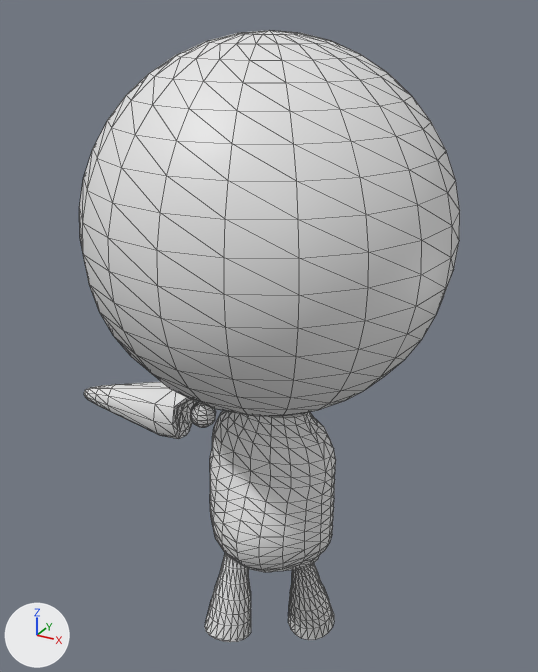
A saved change to the OBJ model res/models/planetHead/exp_29.obj.
Camera for both pictures: a 50 mm camera at (3.25, -5.93, 7.94) aimed at (-0.16, 0.27, 4.84). Arrows for +X, +Y and +Z are at lower left; the lights stay in place. Mesh edges are drawn as thin lines. Where no turn or scale is listed for an object, it has been applied to the vertices.

Objects in the first picture: 'exp_29'.
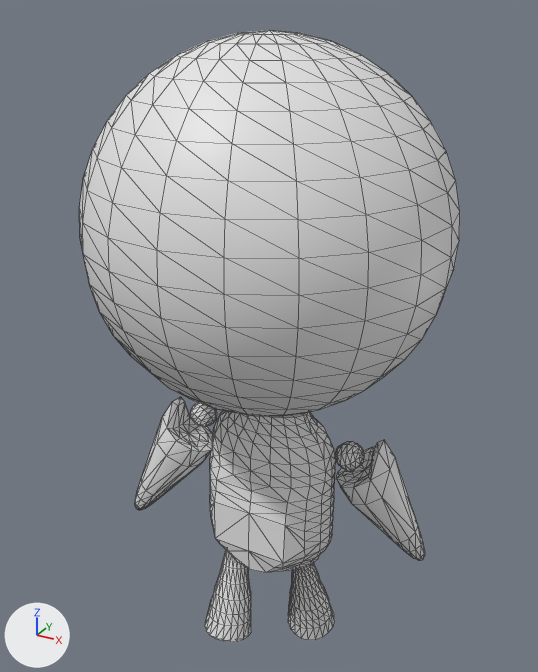
Boxes (x1, y1, x2, y2) around the edits, measured in the pictures (538 x 672 px; the box of a moved part takes in the faces that stretch with it):
```json
{"part": 1, "of": "me_exp_29", "change": "moved or reshaped", "before": [190, 402, 216, 427], "after": [190, 402, 217, 427]}
{"part": 2, "of": "me_exp_29", "change": "moved or reshaped", "before": [84, 382, 196, 439], "after": [135, 397, 213, 510]}
{"part": 3, "of": "me_exp_29", "change": "added", "after": [335, 441, 364, 471]}
{"part": 4, "of": "me_exp_29", "change": "added", "after": [336, 440, 425, 561]}
{"part": 5, "of": "me_exp_29", "change": "cut back", "before": [210, 475, 305, 572], "after": [210, 475, 305, 572]}
```

Scene script edits in JSON lines:
```json
{"block": "me_exp_29", "where": "# used by ob_exp_29; location = (0.0, 0.0, 0.0)"}
{"op": "remove", "block": "me_exp_29", "code": "me_exp_29.from_pydata(...)  # 1316 vertices, 2608 faces; spans x -2.41..1.72, y -1.74..1.7, z 1.14..7.77"}
{"op": "add", "block": "me_exp_29", "code": "me_exp_29.from_pydata(...)  # 1438 vertices, 2844 faces; spans x -1.72..1.72, y -1.74..1.7, z 1.14..7.77"}
{"block": "me_exp_29", "change": "me_exp_29 part 1: the loose piece of 58 vertices spanning x -1.05..-0.76, y -0.05..0.24, z 3.65..3.95 is turned -60 degrees about the y axis through its middle, then moved by (0.01, 0.0, 0.01)"}
{"block": "me_exp_29", "change": "me_exp_29 part 2: the loose piece of 90 vertices spanning x -2.41..-0.92, y -0.29..0.37, z 3.48..4.13 is multiplied about its middle by the matrix ((0.5, -0.019, -0.866), (0.037, 0.999, 0.0), (0.865, -0.032, 0.5)), then moved by (0.4, -0.12, -0.63)"}
{"block": "me_exp_29", "change": "me_exp_29 part 3: the loose piece of 58 vertices spanning x -1.05..-0.76, y -0.05..0.24, z 3.65..3.95 is copied, and the copy is multiplied about its middle by the matrix ((-0.5, 0.019, 0.866), (-0.037, -0.999, 0.0), (0.865, -0.032, 0.5)), then moved by (1.77, -0.01, 0.01); it spans x 0.72..1.02, y -0.06..0.23, z 3.66..3.95"}
{"block": "me_exp_29", "change": "me_exp_29 part 4: the loose piece of 90 vertices spanning x -2.41..-0.92, y -0.29..0.37, z 3.48..4.13 is copied, and the copy is multiplied about its middle by the matrix ((-0.5, 0.019, 0.866), (-0.037, -0.999, 0.0), (0.865, -0.032, 0.5)), then moved by (2.91, 0.22, -0.63); it spans x 0.69..1.63, y -0.09..0.58, z 2.51..3.98"}
{"block": "me_exp_29", "change": "me_exp_29 part 5"}
{"block": "me_exp_29", "change": "33 vertices are removed from x -0.43..0.41, y -0.7..-0.46, z 2.49..3.38"}
{"block": "me_exp_29", "change": "88 faces are deleted"}
{"block": "me_exp_29", "change": "7 vertices are added at x -0.29..0.29, y -0.46..-0.39, z 2.52..3.38"}
{"block": "me_exp_29", "change": "36 new faces join them"}
```
